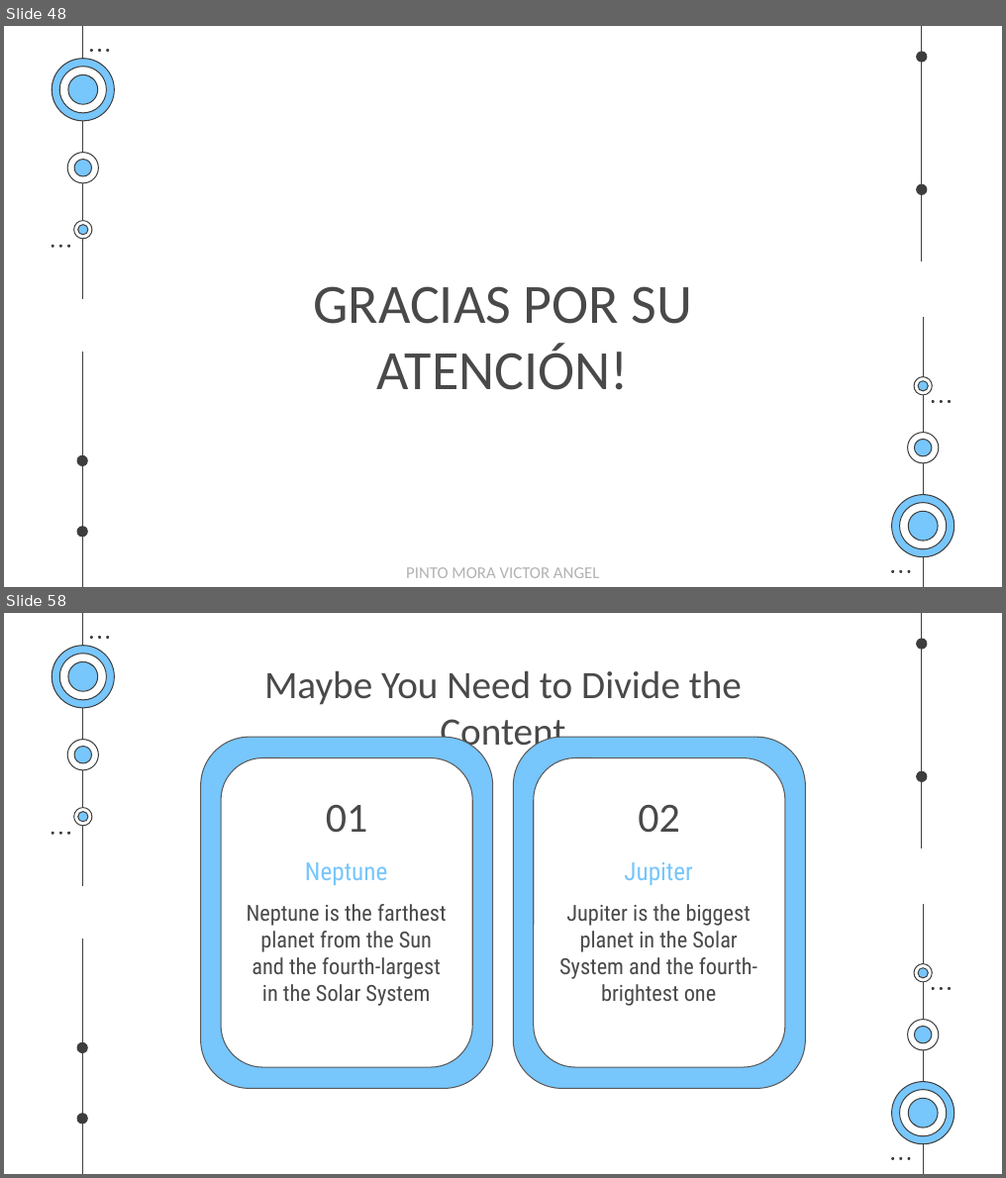
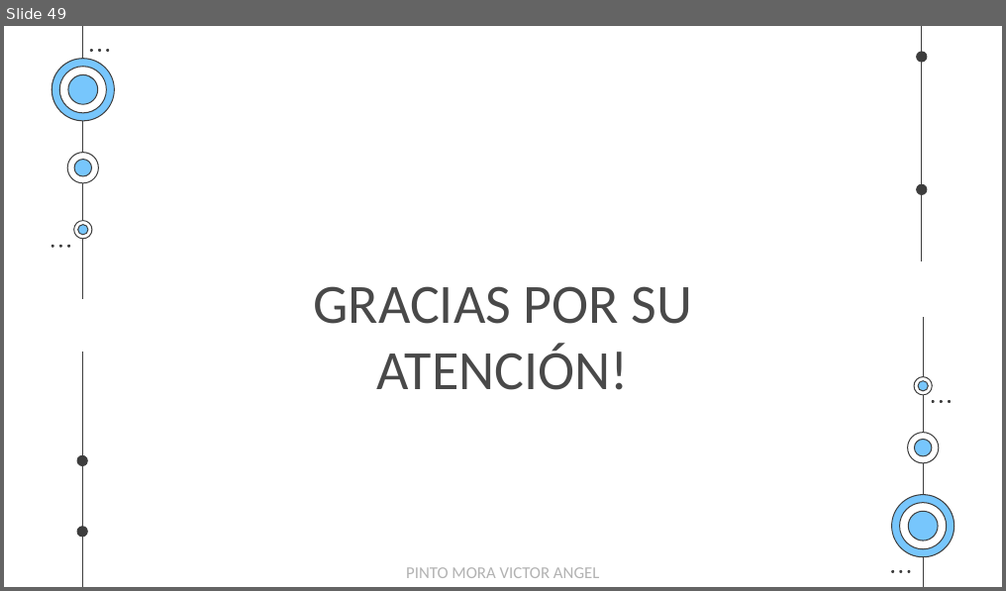
Before and after one commit to EgCooper/Mxt-Technology, a slide deck: Documentacion/Mxt-Technology Presentacion.pptx. Shown one above the other, each under a label of ours: slides 48 and 58 before the commit, slide 49 after it; the slides between them are not shown. The pictures are 1006x1178 and 1006x591 pixels, drawn with LibreOffice and Linux fonts; fonts in the diff are those of the drawing. Boxes give left, top, right and bottom in pixels: in the first picture for what was removed or moved away, otherwise in the second. Text is boxed around its words. In the diff, an @@ line names an element or a change of style, - is before the commit and + after.

```diff
--- a/Documentacion/Mxt-Technology Presentacion.pptx
+++ b/Documentacion/Mxt-Technology Presentacion.pptx
@@ slide 58 removed at [4, 613, 1002, 1174], background #FFFFFF; not listed: 48 template elements that a slide beside it also shows @@
@@ title removed at [264, 671, 742, 755] @@
-Maybe You Need to Divide the Content
@@ rounded rectangle removed at [201, 737, 493, 1088] @@
@@ rounded rectangle removed at [221, 758, 472, 1067] @@
@@ rounded rectangle removed at [513, 737, 805, 1088] @@
@@ rounded rectangle removed at [534, 758, 785, 1067] @@
@@ title removed at [326, 805, 367, 833] @@
-01
@@ title removed at [638, 805, 679, 833] @@
-02
@@ subtitle removed at [305, 862, 387, 885] @@
-Neptune
@@ subtitle removed at [624, 862, 692, 885] @@
-Jupiter
@@ subtitle removed at [247, 904, 447, 1006] @@
-Neptune is the farthest planet from the Sun and the fourth-largest in the Solar System
@@ subtitle removed at [559, 904, 757, 1006] @@
-Jupiter is the biggest planet in the Solar System and the fourth-brightest one
@@ what was slide 48 is now slide 49 @@
```
Also in this commit, not shown: 44 slides changed, 1 slide added, 11 other slides removed, 1 other file.
